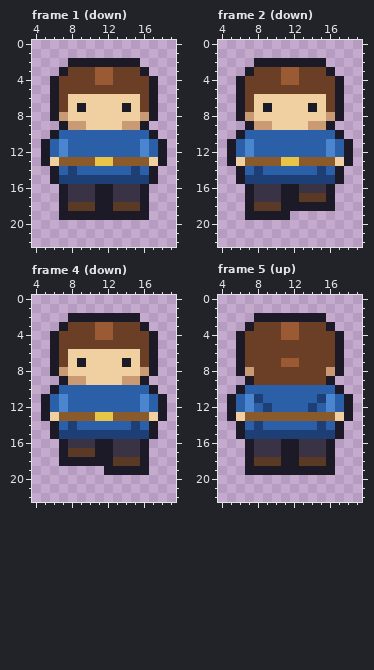
One commit to this pixel-art file: assets/characters/player.aseprite. That is the earlier state.
24x24 pixels, 12 frames. Colours within 5 levels of each other are drawn and written as one. Shown: frame 1 (down): x 4..19, y 0..22; frame 2 (down): x 4..19, y 0..22; frame 4 (down): x 4..19, y 0..22; frame 5 (up): x 4..19, y 0..22. The commit also changed other frames, which this record leaves out.
The same view after the edit:
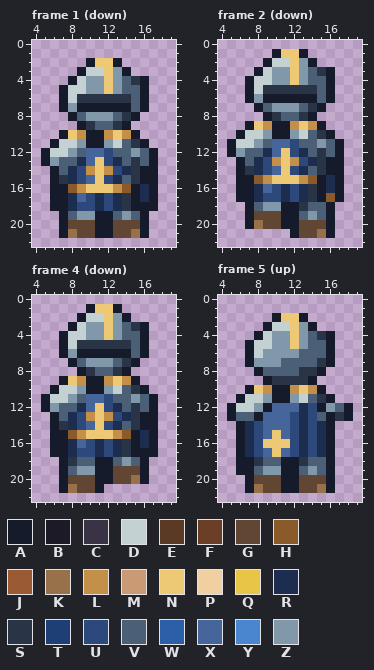
Palette (. is transparent): A #151b2a  B #1b1a26  C #3a3346  D #c4d1d3  E #5a3a24  F #6b3e26  G #604633  H #8a5a2b  J #9a5b34  K #987049  L #c49049  M #c99a74  N #edc976  P #f0d0a0  Q #e8c547  R #1d2d50  S #293447  T #1d3f75  U #2d487a  V #4b6077  W #2b5fa8  X #46659a  Y #4a86d0  Z #8198aa
Edits made:
layer "망토" added
layer "장화" added
layer "갑옷" added
layer "투구" added
layer "body" removed
--- frame 1 (down)
@@ x 4..19 @@
  1 ................
- 2 ....BBBBBBBB....
- 3 ...BFFFJJFFFB...
- 4 ..BFFFFJJFFFFB..
- 5 ..BFFFFFFFFFFB..
- 6 ..BFPPPPPPPPFB..
- 7 ..BFPBPPPPBPFB..
- 8 ..BMPPPPPPPPMB..
- 9 ...BMMPPPPMMB...
-10 ..BWWWWWWWWWWB..
-11 .BWYWWWWWWWWYWB.
-12 .BWYWWWWWWWWYWB.
-13 .BPHHHHQQHHHHPB.
-14 ..BWTWWWWWWTWB..
-15 ..BTTTTTTTTTTB..
-16 ...BCCCBBCCCB...
-17 ...BCCCBBCCCB...
-18 ...BEEEBBEEEB...
-19 ...BBBBBBBBBB...
-20 ................
-21 ................
+ 2 ......ANNA......
+ 3 .....ADDNZA.....
+ 4 ....ADZZNZVSA...
+ 5 ...ADDZZNZVVA...
+ 6 ...ADSSSSSSVA...
+ 7 ...AZAAAAAAVA...
+ 8 ....AVZZZVSA....
+ 9 .....ASVVSA.....
+10 ...ANLAALNLA....
+11 ..ADDZAAZDVSA...
+12 .ADDZVXXUVVZVA..
+13 .AZVVRXNURVSVA..
+14 ..AVRULNLURSAA..
+15 ..ASRUXNURVSAA..
+16 ..AAHLNNNLHARA..
+17 ..AARXURURSARA..
+18 ..AARUURURSAAA..
+19 ...AVZZAAVZVA...
+20 ...AGGGAAGGGA...
+21 ...AKGGAAGGKA...
 22 ................
--- frame 2 (down)
@@ x 4..19 @@
  0 ................
- 1 ................
- 2 ....BBBBBBBB....
- 3 ...BFFFJJFFFB...
- 4 ..BFFFFJJFFFFB..
- 5 ..BFFFFFFFFFFB..
- 6 ..BFPPPPPPPPFB..
- 7 ..BFPBPPPPBPFB..
- 8 ..BMPPPPPPPPMB..
- 9 ...BMMPPPPMMB...
-10 ..BWWWWWWWWWWB..
-11 .BWYWWWWWWWWYWB.
-12 .BWYWWWWWWWWYWB.
-13 .BPHHHHQQHHHHPB.
-14 ..BWTWWWWWWTWB..
-15 ..BTTTTTTTTTTB..
-16 ...BCCCBBCCCB...
-17 ...BCCCBBEEEB...
-18 ...BEEEBBBBBB...
-19 ...BBBBB........
-20 ................
-21 ................
+ 1 ......ANNA......
+ 2 .....ADDNZA.....
+ 3 ....ADZZNZVSA...
+ 4 ...ADDZZNZVVA...
+ 5 ...ADSSSSSSVA...
+ 6 ...AZAAAAAAVA...
+ 7 ....AVZZZVSA....
+ 8 .....ASVVSA.....
+ 9 ...ANLAALNLA....
+10 ..ADDZAAZDVSA...
+11 .ADDZVXXUVVZVA..
+12 .AZVVRXNURVSVA..
+13 ..AVRULNLURSAA..
+14 ..ASRUXNURVSAA..
+15 ..AAHLNNNLHARA..
+16 ..AARXURURSARA..
+17 ..AARUURURSAHA..
+18 ...AVZZAASVVA...
+19 ...AGGGAAVZVA...
+20 ...AKGGAAGGGA...
+21 ........AGGKA...
 22 ................
--- frame 4 (down)
@@ x 4..19 @@
  0 ................
- 1 ................
- 2 ....BBBBBBBB....
- 3 ...BFFFJJFFFB...
- 4 ..BFFFFJJFFFFB..
- 5 ..BFFFFFFFFFFB..
- 6 ..BFPPPPPPPPFB..
- 7 ..BFPBPPPPBPFB..
- 8 ..BMPPPPPPPPMB..
- 9 ...BMMPPPPMMB...
-10 ..BWWWWWWWWWWB..
-11 .BWYWWWWWWWWYWB.
-12 .BWYWWWWWWWWYWB.
-13 .BPHHHHQQHHHHPB.
-14 ..BWTWWWWWWTWB..
-15 ..BTTTTTTTTTTB..
-16 ...BCCCBBCCCB...
-17 ...BEEEBBCCCB...
-18 ...BBBBBBEEEB...
-19 ........BBBBB...
-20 ................
-21 ................
+ 1 ......ANNA......
+ 2 .....ADDNZA.....
+ 3 ....ADZZNZVSA...
+ 4 ...ADDZZNZVVA...
+ 5 ...ADSSSSSSVA...
+ 6 ...AZAAAAAAVA...
+ 7 ....AVZZZVSA....
+ 8 .....ASVVSA.....
+ 9 ...ANLAALNLA....
+10 ..ADDZAAZDVSA...
+11 .ADDZVXXUVVZVA..
+12 .AZVVRXNURVSVA..
+13 ..AVRULNLURSAA..
+14 ..ASRUXNURVSAA..
+15 ..AAHLNNNLHARA..
+16 ..AARXURURSARA..
+17 ..AARUURURSAAA..
+18 ...ASVVAAVZVA...
+19 ...AVZZAAGGGA...
+20 ...AGGGAAGGKA...
+21 ...AKGGA........
 22 ................
--- frame 5 (up)
@@ x 4..19 @@
  1 ................
- 2 ....BBBBBBBB....
- 3 ...BFFFJJFFFB...
- 4 ..BFFFFJJFFFFB..
- 5 ..BFFFFFFFFFFB..
- 6 ..BFFFFFFFFFFB..
- 7 ..BFFFFJJFFFFB..
- 8 ..BMFFFFFFFFMB..
- 9 ...BFFFFFFFFB...
-10 ..BWWWWWWWWWWB..
-11 .BWYTWWWWWWTYWB.
-12 .BWYWTWWWWTWYWB.
-13 .BPHHHHHHHHHHPB.
-14 ..BWTWWWWWWTWB..
-15 ..BTTTTTTTTTTB..
-16 ...BCCCBBCCCB...
-17 ...BCCCBBCCCB...
-18 ...BEEEBBEEEB...
-19 ...BBBBBBBBBB...
-20 ................
-21 ................
+ 2 ......ANNA......
+ 3 .....ADDNZA.....
+ 4 ....ADZZNZVSA...
+ 5 ...ADDZZNZVVA...
+ 6 ...ADZZZZVVVA...
+ 7 ...AZZZVVVVSA...
+ 8 ....AVVVVSSA....
+ 9 .....ASSSSA.....
+10 ...ANLAALNLA....
+11 ..ADDZAAZDVSA...
+12 .ADDZAXXXRUAZVA.
+13 .AVVAXXXURUVASA.
+14 ..ARUXXXURURA...
+15 ..ARUXNXURURA...
+16 ..ARUNNNURURA...
+17 ..ARUXNXURURA...
+18 ..AASVVAASVVA...
+19 ..AAVZZAAVZVA...
+20 ...AGGGAAGGGA...
+21 ...AKGGAAGGKA...
 22 ................
Boxes around the changes in both pictures, in picture pixels (x1, y1, x2, y2):
changed: (41, 58, 167, 238)
changed: (227, 49, 353, 238)
changed: (41, 304, 167, 493)
changed: (227, 313, 353, 493)
